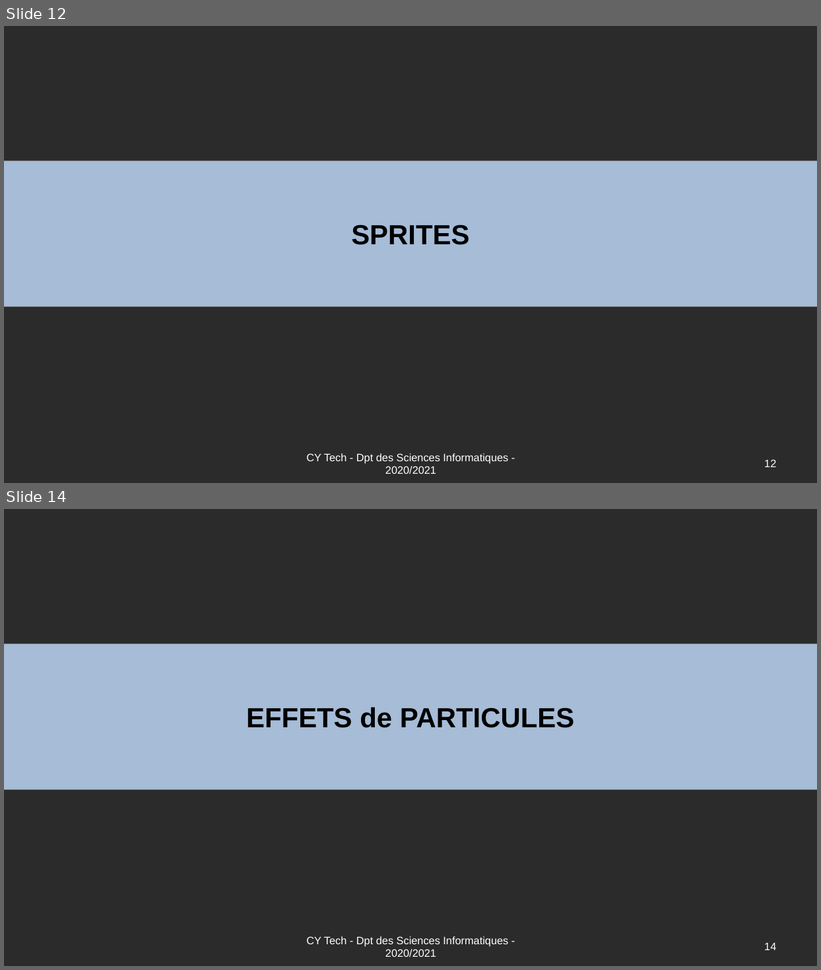
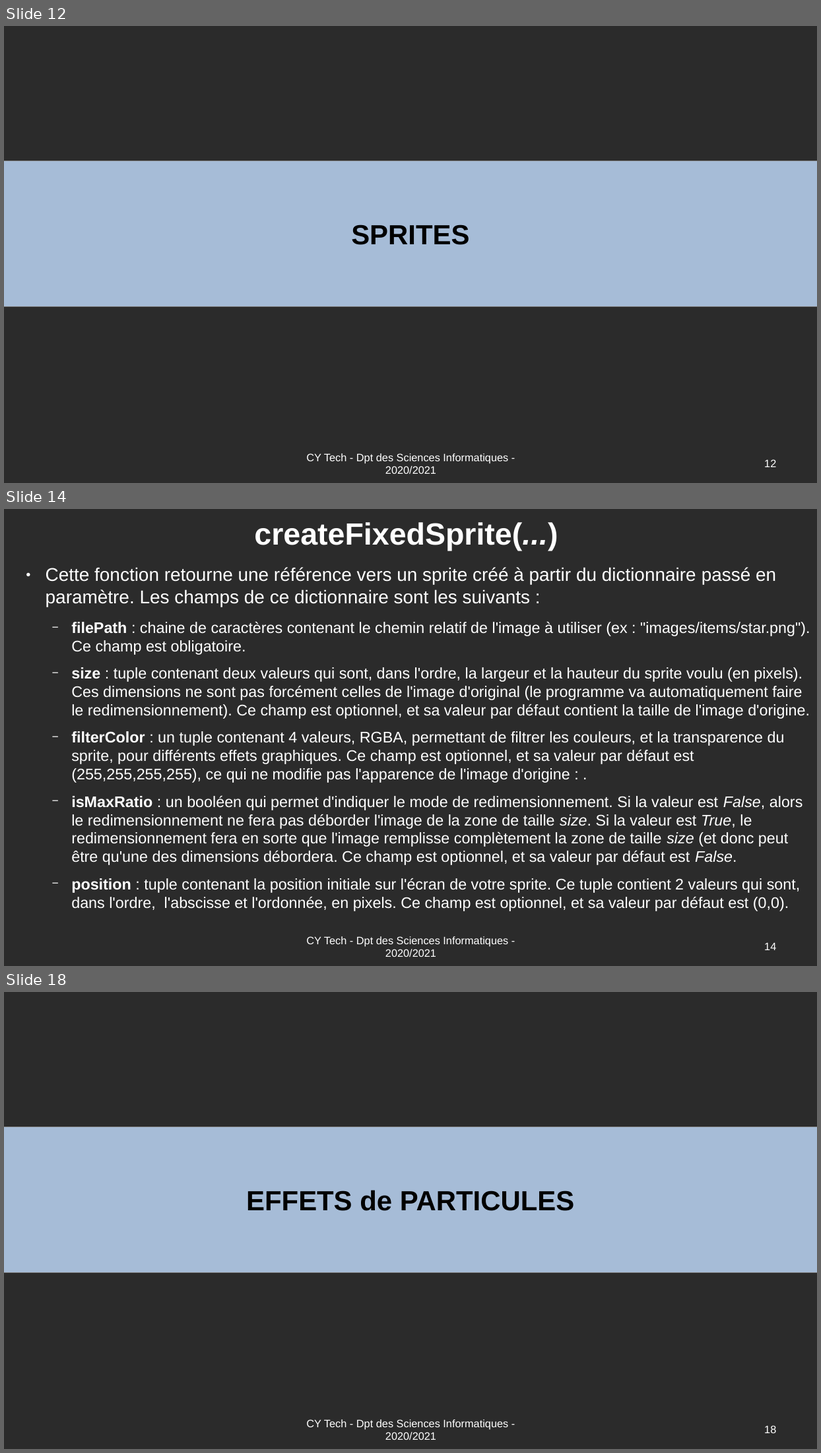
Before and after one commit to Romuald78/pyArcade, a slide deck: doc/UE_Libre_Jeu_Arcade_Documentation.odp. Shown one above the other, each under a label of ours: slides 12 and 14 before the commit, slides 12, 14 and 18 after it; the slides between them are not shown. The pictures are 821x970 and 821x1453 pixels, drawn with LibreOffice and Linux fonts; fonts in the diff are those of the drawing; background and template pictures are left out; a plain dark background stands for a picture behind light text. Boxes give left, top, right and bottom in pixels: in the first picture for what was removed or moved away, otherwise in the second. Text is boxed around its words. In the diff, an @@ line names an element or a change of style, - is before the commit and + after.

```diff
--- a/doc/UE_Libre_Jeu_Arcade_Documentation.odp
+++ b/doc/UE_Libre_Jeu_Arcade_Documentation.odp
@@ slide 14 added at (4,509,817,966), background picture (left out) @@
@@ title added at (254,522,558,551), 40 pt, text #FFFFFF, bold @@
+createFixedSprite(...)
@@ text added at (46,590,810,912), 20 pt, text #FFFFFF @@
+● Cette fonction retourne une référence vers un sprite créé à partir du dictionnaire passé en paramètre. Les champs de ce dictionnaire sont les suivants :
+  − filePath : chaine de caractères contenant le chemin relatif de l'image à utiliser (ex : "images/items/star.png"). Ce champ est obligatoire.
+  − size : tuple contenant deux valeurs qui sont, dans l'ordre, la largeur et la hauteur du sprite voulu (en pixels). Ces dimensions ne sont pas forcément celles de l'image d'original (le programme va automatiquement faire le redimensionnement). Ce champ est optionnel, et sa valeur par défaut contient la taille de l'image d'origine.
+  − filterColor : un tuple contenant 4 valeurs, RGBA, permettant de filtrer les couleurs, et la transparence du sprite, pour différents effets graphiques. Ce champ est optionnel, et sa valeur par défaut est (255,255,255,255), ce qui ne modifie pas l'apparence de l'image d'origine : .
+  − isMaxRatio : un booléen qui permet d'indiquer le mode de redimensionnement. Si la valeur est False, alors le redimensionnement ne fera pas déborder l'image de la zone de taille size. Si la valeur est True, le redimensionnement fera en sorte que l'image remplisse complètement la zone de taille size (et donc peut être qu'une des dimensions débordera. Ce champ est optionnel, et sa valeur par défaut est False.
+  − position : tuple contenant la position initiale sur l'écran de votre sprite. Ce tuple contient 2 valeurs qui sont, dans l'ordre, l'abscisse et l'ordonnée, en pixels. Ce champ est optionnel, et sa valeur par défaut est (0,0).
@@ text added at (306,937,508,957), 14 pt, text #FFFFFF @@
+CY Tech - Dpt des Sciences Informatiques - 2020/2021
@@ page number added at (764,943,776,951), 14 pt, text #FFFFFF @@
+14
@@ what was slide 14 is now slide 18 @@
@@ page number at (764,1426,776,1434): text changed @@
-14
+18
```
Also in this commit, not shown: 7 slides changed, 3 other slides added, 1 other file.
